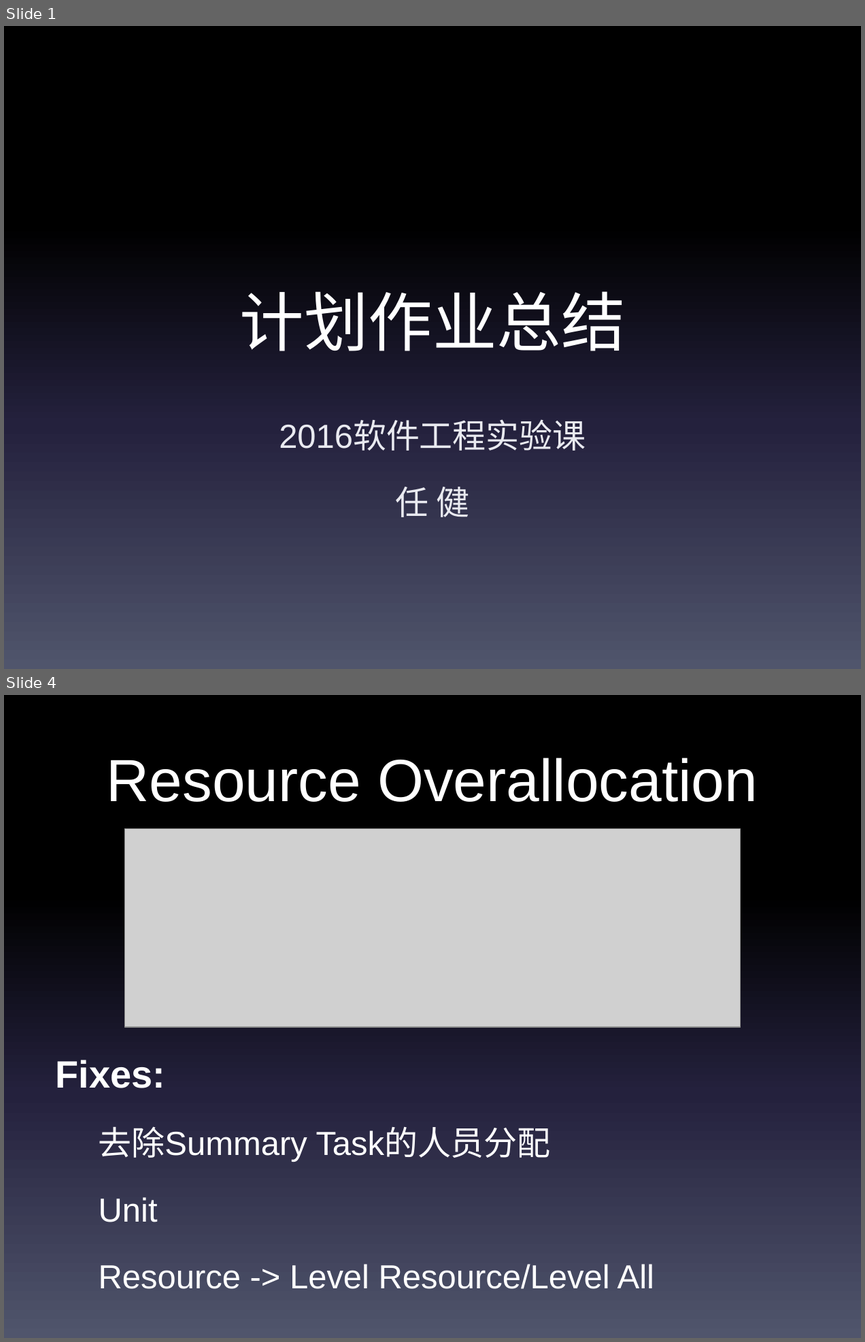
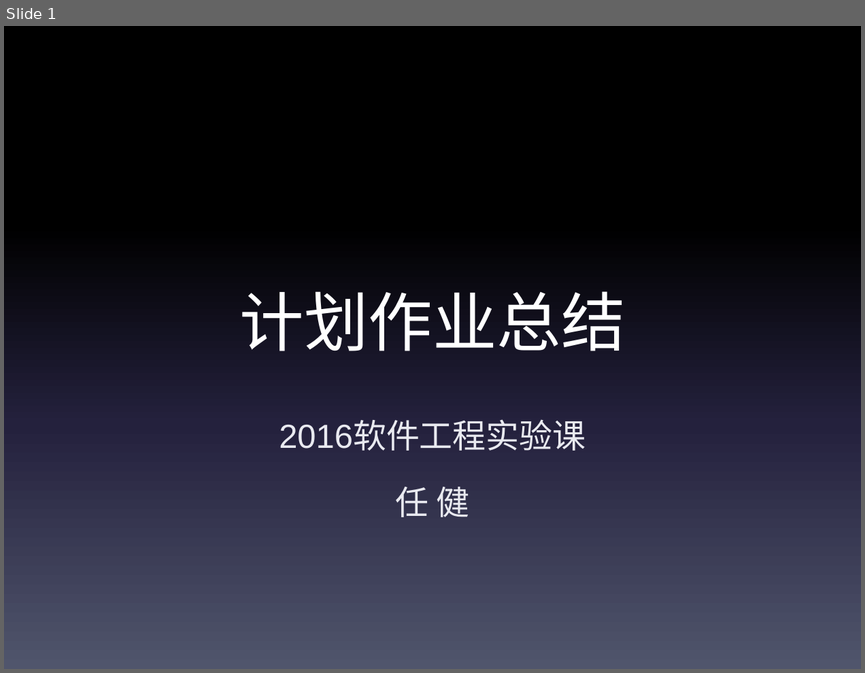
Before and after one commit to bhsei/ppt, a slide deck: 2016/计划书总结.pptx. Shown one above the other, each under a label of ours: slides 1 and 4 before the commit, slide 1 after it; the slides between them are not shown. The pictures are 865x1342 and 865x673 pixels, drawn with LibreOffice and Linux fonts; fonts in the diff are those of the drawing; grey boxes stand for pictures. Boxes give left, top, right and bottom in pixels: in the first picture for what was removed or moved away, otherwise in the second. Text is boxed around its words. In the diff, an @@ line names an element or a change of style, - is before the commit and + after.

```diff
--- a/2016/计划书总结.pptx
+++ b/2016/计划书总结.pptx
@@ slide 4 removed at [4,695,861,1338], background gradient #000000 to #24213E to #51566D @@
@@ title removed at [107,758,757,802] @@
-Resource Overallocation
@@ picture removed at [125,829,740,1028] @@
@@ text removed at [56,1059,654,1289] @@
-Fixes:
-  去除Summary Task的人员分配
-  Unit
-  Resource -> Level Resource/Level All
```
Also in this commit, not shown: 1 slide added, 8 other slides removed.
